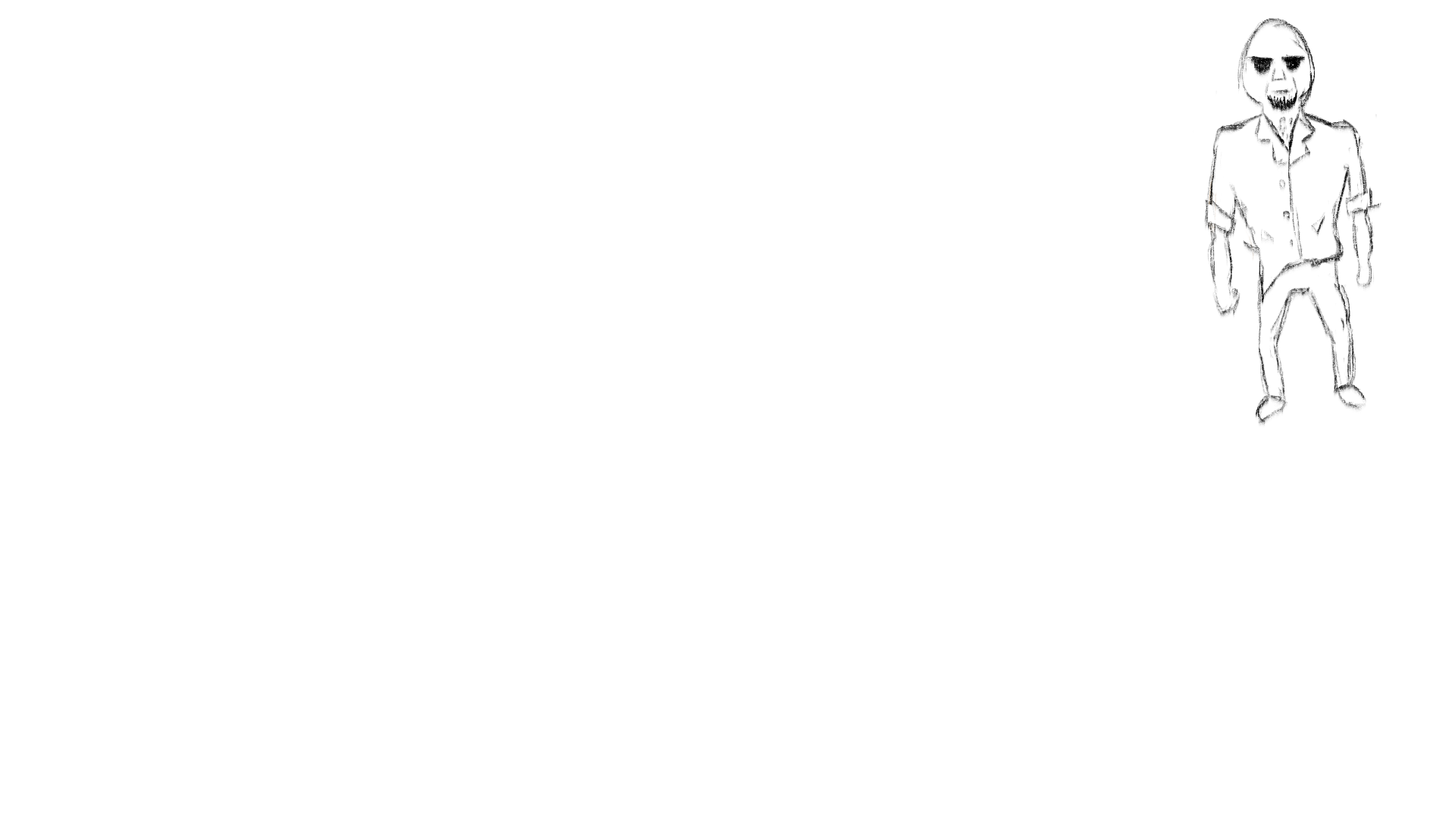
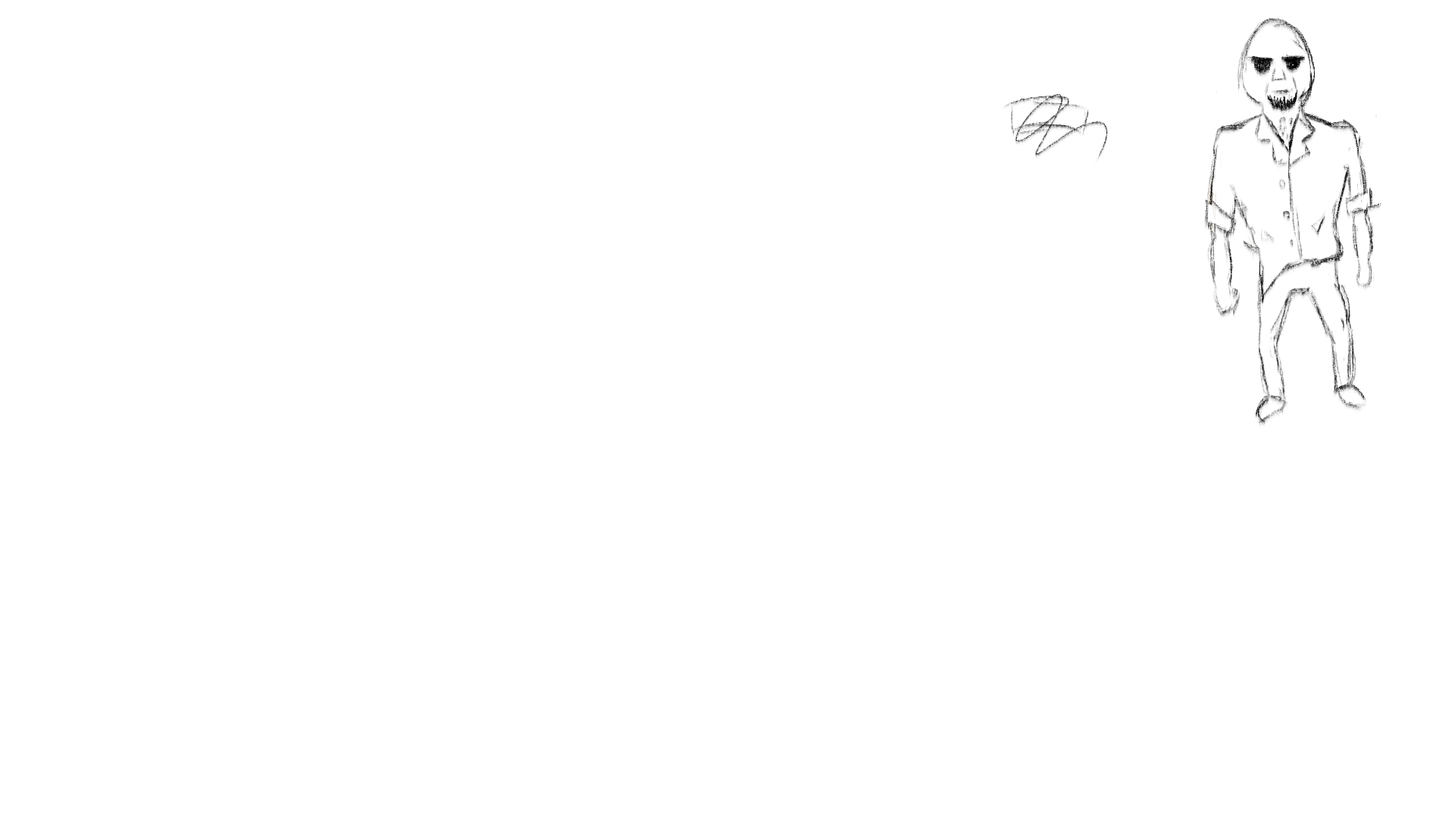
Revision of a layered 1455 × 819 image; what changed, layer by layer:
added layer "Paint Layer 7" above "Paint Layer 4" over [1002, 93, 1109, 163]
